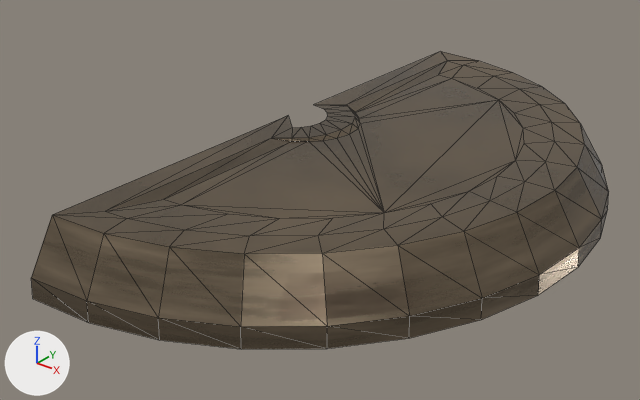
The glTF model Systems Offline/systems-offline/src/3d/Assets/General reuseable assets/Keypad/keypad cover right.glb, before and after one commit.
Both versions are drawn from a 50 mm camera at (1.281, -1.488, 0.849) aimed at (0.208, -0.147, 0.017). The lights are fixed; the arrows at lower left show +X, +Y and +Z. The picture after the commit comes second. Mesh edges are drawn as thin lines. Where no turn or scale is listed for an object, it has been applied to the vertices. Vertices at exactly the same position are counted once.

In view in the first picture: 'Keypad cover.001'.
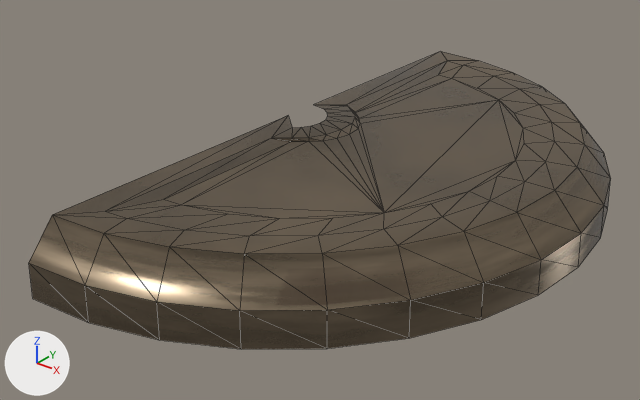
Commit message: update keypad

Edits to the bpy script that builds the scene:
```text
Change me_cylinder_016:
    where me_cylinder_016.from_pydata(...)  # 115 vertices, 197 faces; spans x -0.002..0.733, y -0.733..0.733, z -0.073..0.073
    used by ob_keypad_cover_001; location = (0.002, 0.0, 0.048)
    me_cylinder_016 part 1: all 17 vertices in x 0.0..0.729, y -0.73..0.73, z -0.03 are moved by (0.0, 0.0, 0.032)
    me_cylinder_016 part 2: all faces are now shaded smooth (193 of 197 changed)
```

Boxes (x1, y1, x2, y2) around the edits, measured in the pictures (640 x 400 px; the box of a moved part takes in the faces that stretch with it):
'Keypad cover.001', reshaped: before (31, 51, 609, 349); after (29, 51, 611, 349)
part 1 of me_cylinder_016, moved or reshaped: before (31, 126, 609, 349); after (29, 110, 611, 349)
part 2 of me_cylinder_016, shading changed: (34, 122, 609, 333) in both
